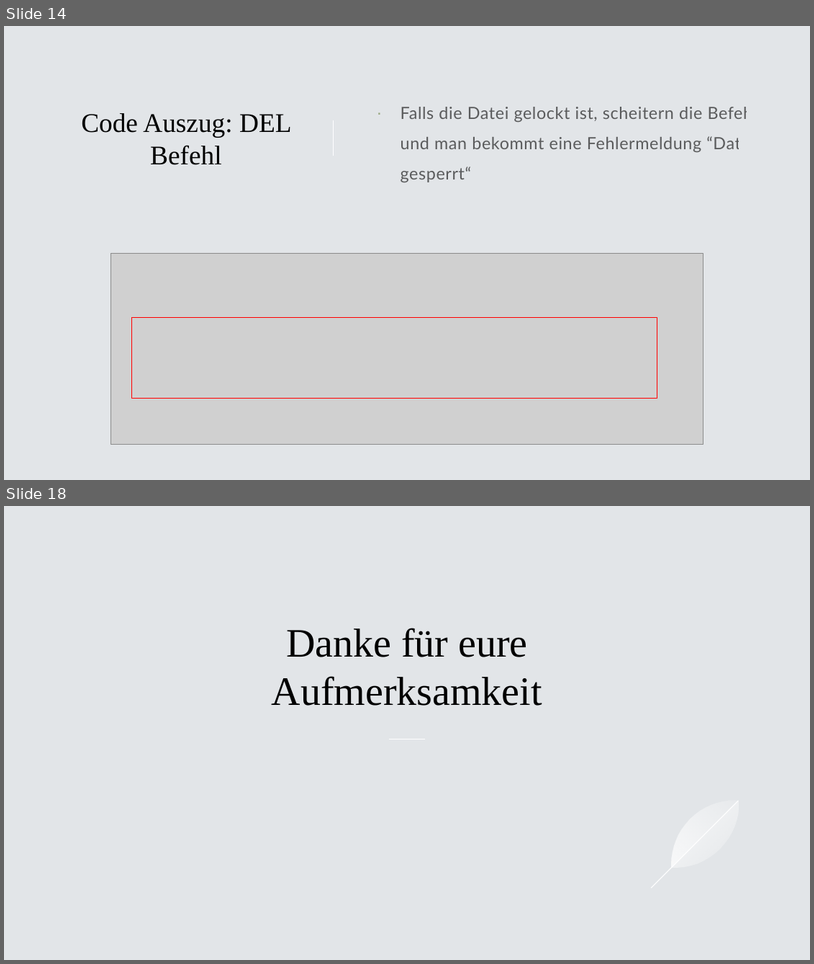
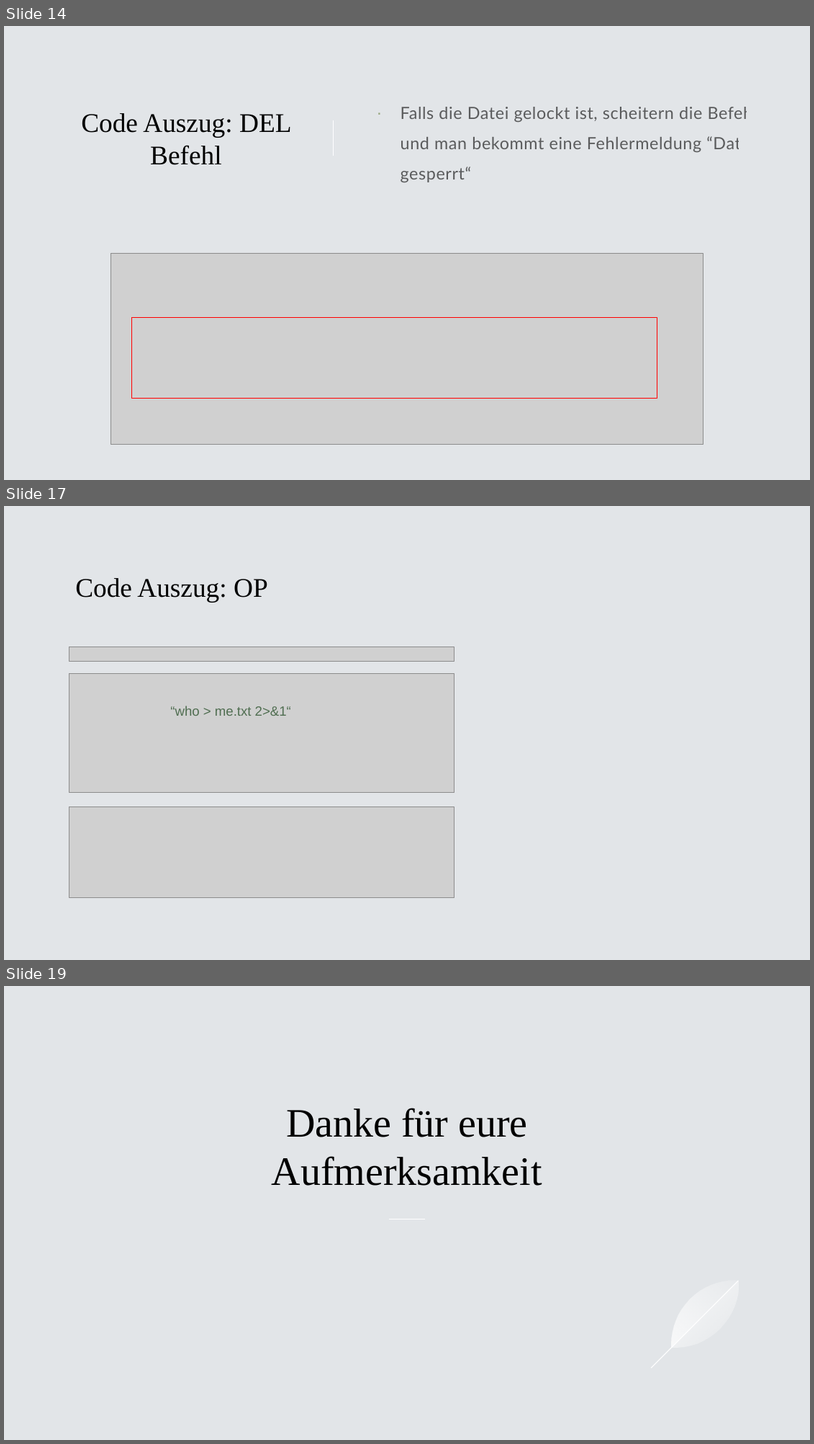
Before and after one commit to BitPaw/C_Socket, a slide deck: Dokumente/BvS - C Socket Präsentation - Gruppe 8.pptx. Shown one above the other, each under a label of ours: slides 14 and 18 before the commit, slides 14, 17 and 19 after it; the slides between them are not shown. The pictures are 814x964 and 814x1444 pixels, drawn with LibreOffice and Linux fonts; fonts in the diff are those of the drawing; grey boxes stand for pictures. Boxes give left, top, right and bottom in pixels: in the first picture for what was removed or moved away, otherwise in the second. Text is boxed around its words. In the diff, an @@ line names an element or a change of style, - is before the commit and + after.

```diff
--- a/Dokumente/BvS - C Socket Präsentation - Gruppe 8.pptx
+++ b/Dokumente/BvS - C Socket Präsentation - Gruppe 8.pptx
@@ slide 17 added at <box>4,506,810,960</box>, background #E2E5E8 @@
@@ title added at <box>75,578,268,602</box>, 32 pt, text #000000 @@
+Code Auszug: OP
@@ picture added at <box>70,646,455,661</box> @@
@@ picture added at <box>70,674,455,793</box> @@
@@ text added at <box>170,705,291,716</box>, 16 pt, text #506E51 @@
+“who > me.txt 2>&1“
@@ picture added at <box>70,807,455,898</box> @@
@@ what was slide 18 is now slide 19 @@
```
Also in this commit, not shown: 2 slides changed, 1 other slide added, 1 slide removed.
